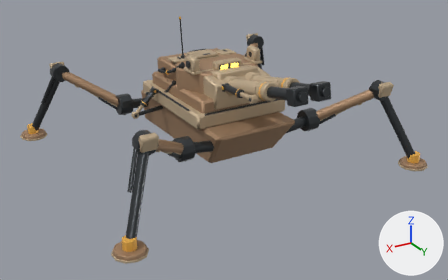
Before and after pictures for a commit that changed the FBX model unity/RogueCommandAssetAuthoring/Assets/RogueCommandExpansionSample/Models/BastionSiegeMech.fbx.
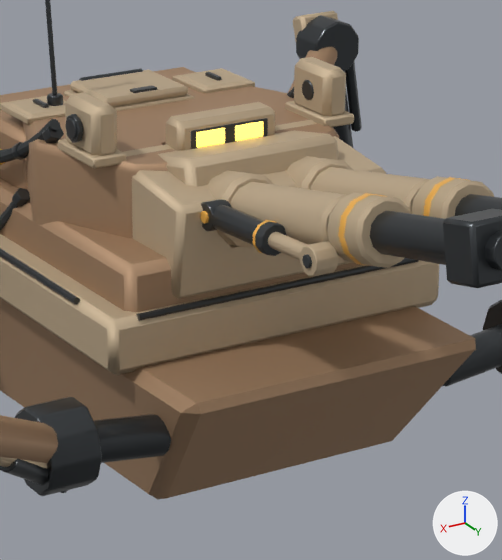
Old and new are each drawn whole from a camera (50 mm lens) standing at (4.91, 8.55, 4.41) and looking at (0.06, 0.46, 0.37) and again close up on the part from 38% to 67% of the width and 11% to 64% of the height. Arrows for +X, +Y and +Z are at lower right; the lights stay in place. The older version's two pictures come first.

Before the edit, the objects in view are built like this:
```python
me_bastionsiegemecharmor_hull_mesh_002 = bpy.data.meshes.new('BastionSiegeMechArmor_Hull_Mesh.002')
me_bastionsiegemecharmor_hull_mesh_002.from_pydata(...)  # 623 vertices, 1198 faces; spans x -2.71..2.71, y -2.44..2.44, z 0.0..1.6
me_bastionsiegemecharmor_hull_mesh_002.materials.append(mat_bastionsiegemech_primaryarmor)  # brown #ab8a6c
me_cube_014 = bpy.data.meshes.new('Cube.014')
me_cube_014.from_pydata(...)  # 1720 vertices, 3272 faces; spans x -2.73..2.73, y -2.41..2.51, z -0.98..0.85
me_cube_014.materials.append(mat_bastionsiegemech_lightarmor)  # beige #c4af91
me_cylinder_050 = bpy.data.meshes.new('Cylinder.050')
me_cylinder_050.from_pydata(...)  # 1056 vertices, 2028 faces; spans x -0.1..5.1, y -0.1..4.54, z -0.08..2.15
me_cylinder_050.materials.append(mat_bastionsiegemech_warning)  # orange #f6b850
ob_bastionsiegemech_batch_lightarmor = bpy.data.objects.new('BastionSiegeMech_Batch_LightArmor', me_cube_014)
ob_bastionsiegemech_batch_lightarmor.location = (0.0, -0.05, 0.98)
ob_bastionsiegemech_batch_primaryarmor = bpy.data.objects.new('BastionSiegeMech_Batch_PrimaryArmor', me_bastionsiegemecharmor_hull_mesh_002)
ob_bastionsiegemech_batch_primaryarmor.location = (0.0, 0.0, 0.0)
ob_bastionsiegemech_batch_warning = bpy.data.objects.new('BastionSiegeMech_Batch_Warning', me_cylinder_050)
ob_bastionsiegemech_batch_warning.location = (-2.5, -2.22, 0.14)
# also in view: 'BastionSiegeMech_Batch_Emissive' at (0.0, 0.52, 1.64); 'BastionSiegeMech_Batch_Tread' at (0.0, 0.05, 1.21); 'BastionSiegeMech_Batch_Gunmetal' at (0.0, 0.19, 1.17)
```
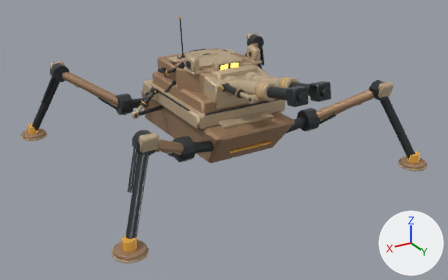
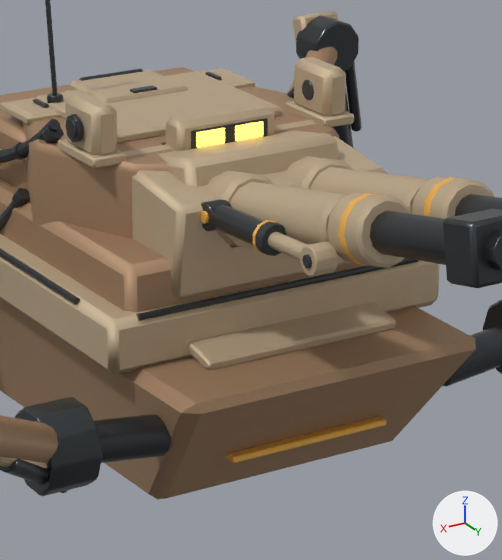
Where the newer file only moved an object's origin or applied its transform, the numbers keep the older frame.

The edits, one by one:
me_cube_014 is used by ob_bastionsiegemech_batch_lightarmor; location (0.0, -0.05, 0.98).
me_cube_014 had 1720 vertices, 3272 faces and spanned x -2.73..2.73, y -2.41..2.51, z -0.98..0.85.
me_cube_014 now has 1768 vertices, 3360 faces and spans x -2.73..2.73, y -2.41..2.51, z -0.98..0.85.
me_cube_014 part 1: the loose piece of 24 vertices spanning x -0.23..0.23, y -0.48..-0.1, z 0.61..0.63 is copied, and the copy is scaled about its middle by (1.83, 1.89, 1.91), then moved by (0.0, 0.26, 0.02); it spans x -0.42..0.42, y -0.39..0.33, z 0.61..0.66.
me_cube_014 part 2: a new loose piece of 24 vertices spanning x -0.46..0.46, y 0.77..1.17, z -0.11..0.01, in mat_bastionsiegemech_lightarmor (beige #c4af91).
me_cylinder_050 is used by ob_bastionsiegemech_batch_warning; location (-2.5, -2.22, 0.14).
me_cylinder_050 had 1056 vertices, 2028 faces and spanned x -0.1..5.1, y -0.1..4.54, z -0.08..2.15.
me_cylinder_050 now has 1080 vertices, 2072 faces and spans x -0.1..5.1, y -0.1..4.54, z -0.08..2.15.
me_cylinder_050 part 3: a new loose piece of 24 vertices spanning x 2.12..2.88, y 3.28..3.4, z 0.34..0.37, in mat_bastionsiegemech_warning (orange #f6b850).

Changed parts and their boxes [x1, y1, x2, y2] in the close-ups (502 x 560 px):
part 1 of me_cube_014, added (beige)
    after: [36, 71, 282, 143]
part 2 of me_cube_014, added (beige)
    after: [188, 302, 396, 370]
part 3 of me_cylinder_050, added (orange)
    after: [226, 416, 387, 463]
